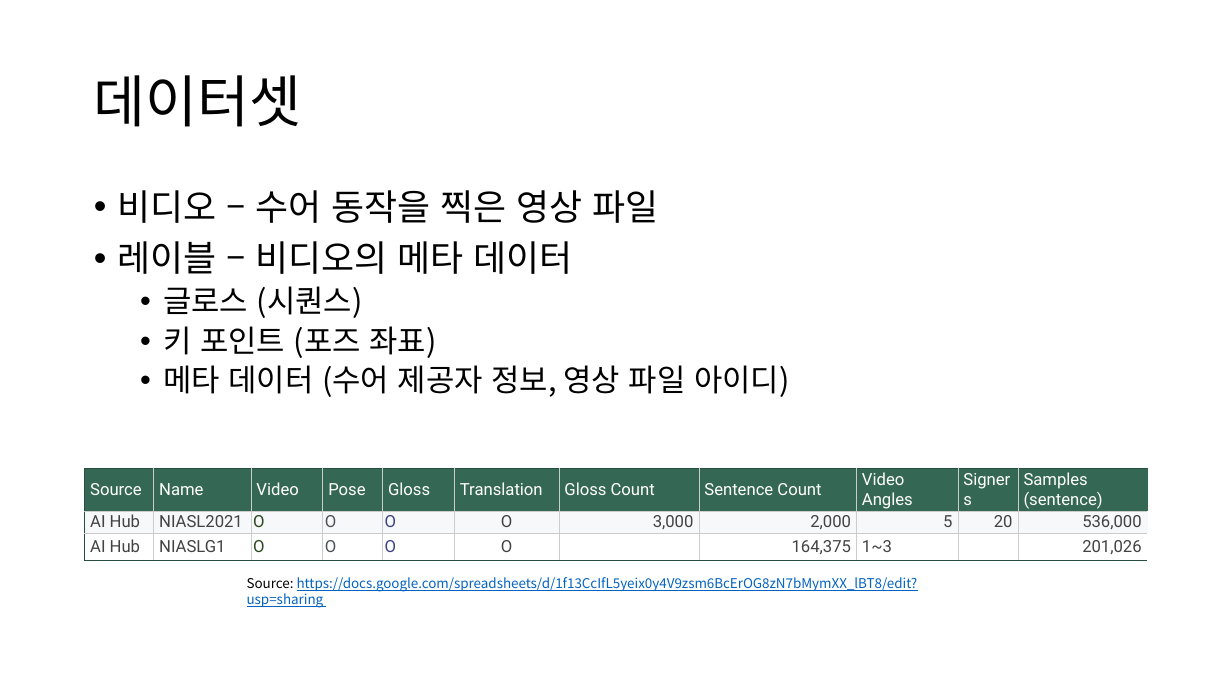
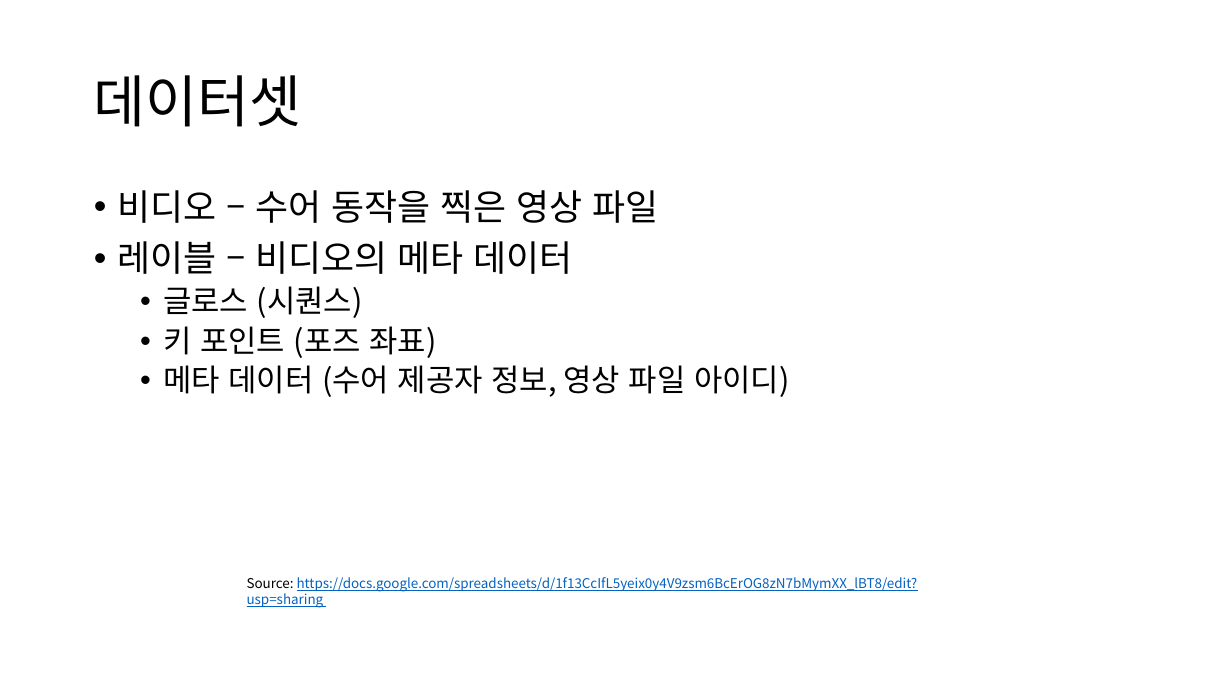
Before and after one commit to MKHC39/CYD-KSL-Translation, a slide deck: slide 3 of CYD정보기술 인턴십.pptx. Drawn at 1232x693 pixels with LibreOffice and Linux fonts; fonts in the diff are those of the drawing. Boxes give left, top, right and bottom in pixels: in the first picture for what was removed or moved away, otherwise in the second. Text is boxed around its words. In the diff, an @@ line names an element or a change of style, - is before the commit and + after.

```diff
--- a/CYD정보기술 인턴십.pptx
+++ b/CYD정보기술 인턴십.pptx
@@ table removed at [85,469,1150,558], 3 rows, 11 columns @@
-Source | Name | Video | Pose | Gloss | Translation | Gloss Count | Sentence Count | Video Angles | Signers | Samples (sentence)
-AI Hub | NIASL2021 | O | O | O | O | 3,000 | 2,000 | 5 | 20 | 536,000
-AI Hub | NIASLG1 | O | O | O | O |  | 164,375 | 1~3 |  | 201,026
```
Also in this commit, not shown: 3 other slides changed, 5 slides added, 4 other files.
